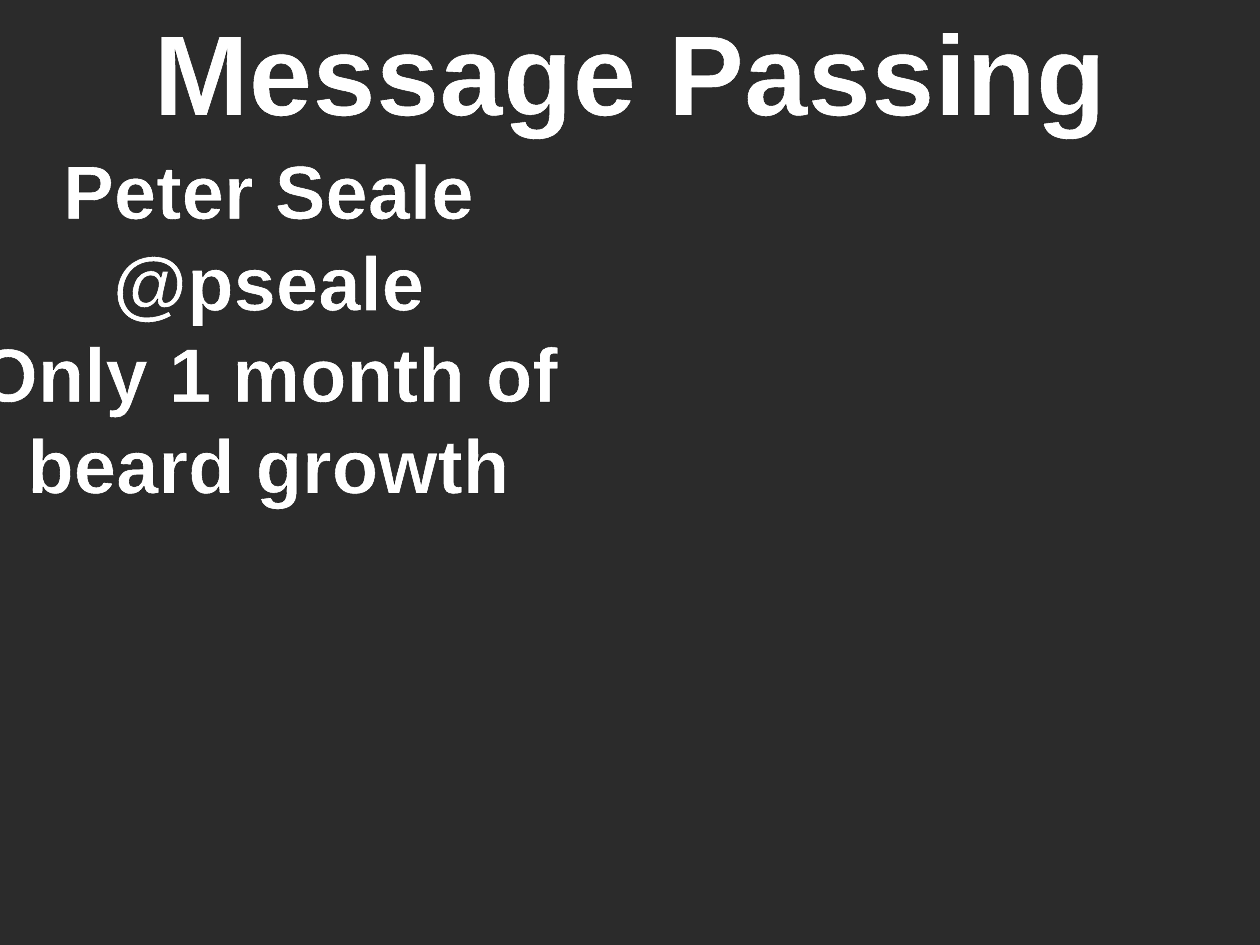
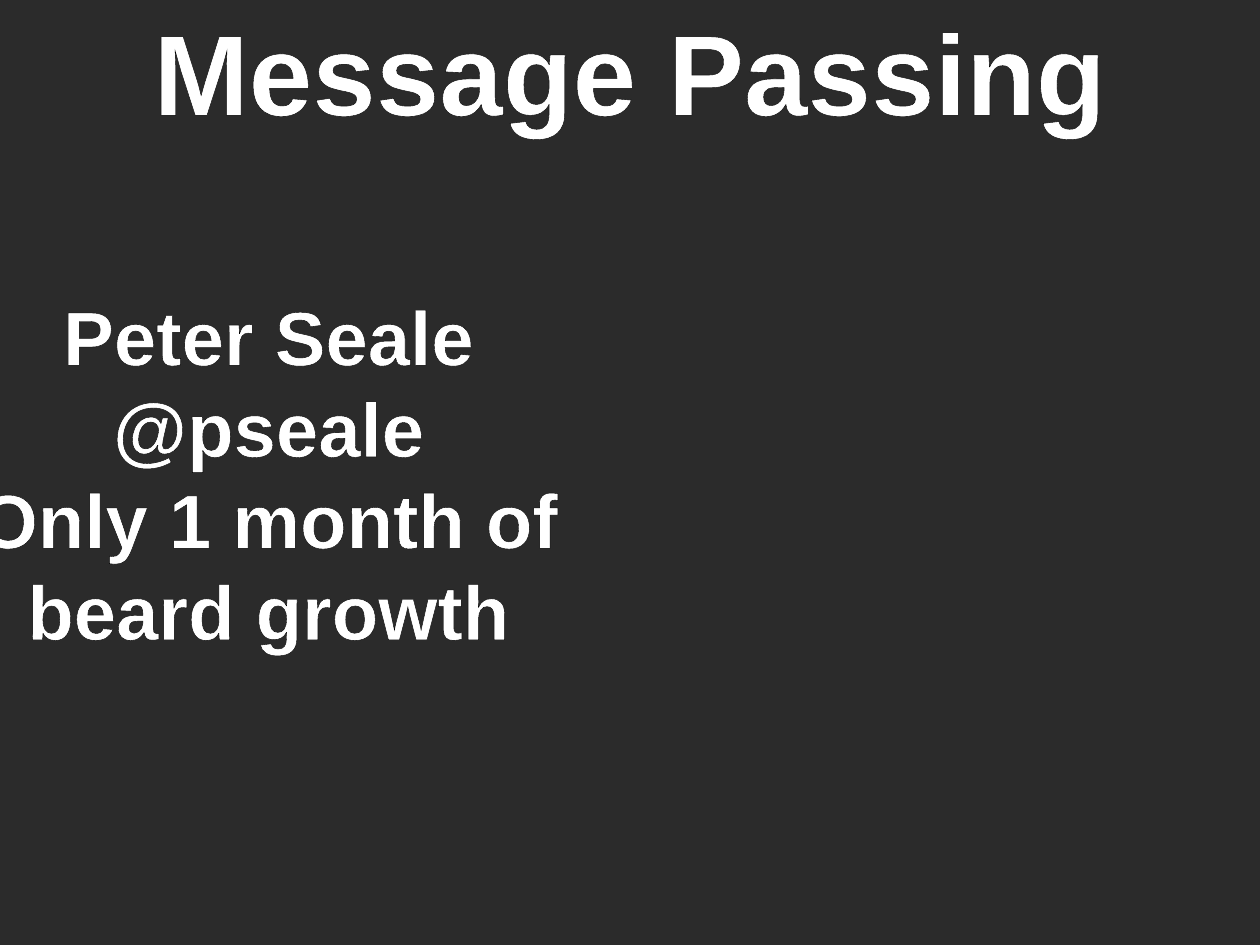
Before and after one commit to pseale/presentation-message-passing, a slide deck: slide 1 of message-passing.odp. Drawn at 1260x945 pixels with LibreOffice and Linux fonts; fonts in the diff are those of the drawing; background and template pictures are left out; a plain dark background stands for a picture behind light text. Boxes give left, top, right and bottom in pixels: in the first picture for what was removed or moved away, otherwise in the second. Text is boxed around its words. In the diff, an @@ line names an element or a change of style, - is before the commit and + after.

Commit message:
add message passing demo and update slides

```diff
--- a/message-passing.odp
+++ b/message-passing.odp
@@ subtitle "Peter Seale": place and size @@
-subtitle "Peter Seale" at box(0, 164, 558, 507)
+subtitle "Peter Seale" at box(0, 310, 558, 654)
```
Also in this commit, not shown: 3 other slides changed, 18 slides added, 1 slide removed, 5 other files.
